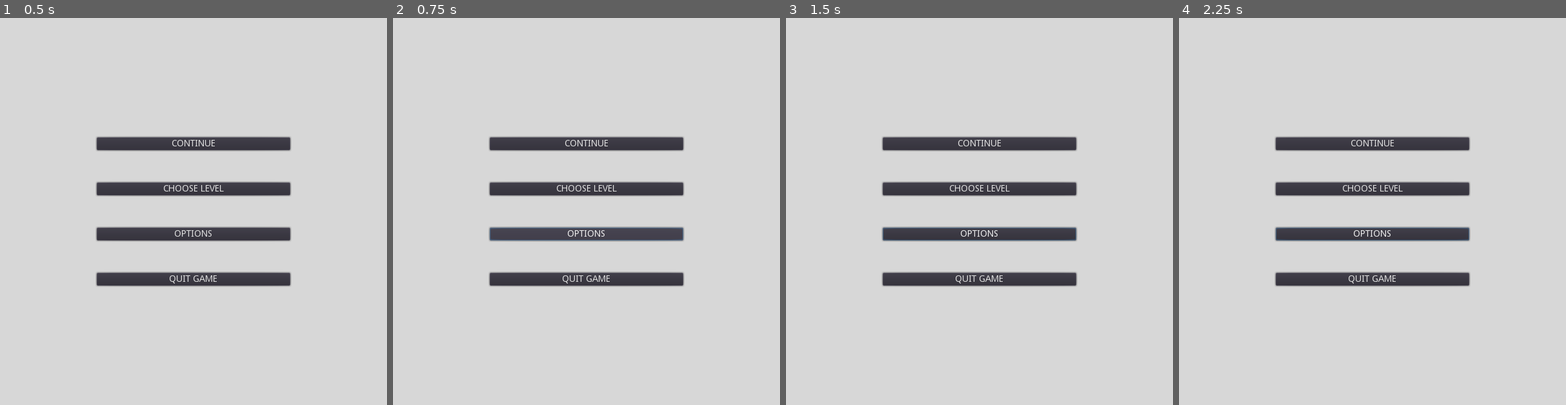
Above: before the commit, frames 1-4 (left to right).
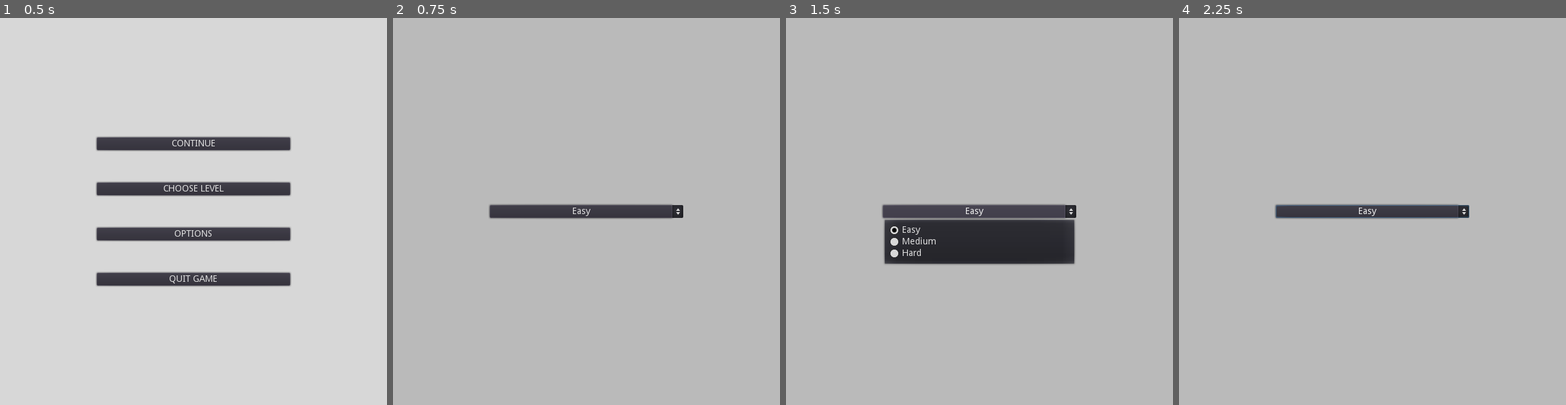
Above: after the commit, the same moments.

Repository: Inglo-Games/dollar-shuffle
Game: Godot game, scene res://scenes/main_menu.tscn
Same seed, same stepped clock (60 frames per second), same inputs: the game is played once before the commit and once after it. This scene is started directly instead of the project's main scene.
Inputs (mouse positions are in pixels of both pictures, inside the frame that each line leads up to):
- Up to frame 1 (0.5 s): no input
- Up to frame 2 (0.75 s): click "OPTIONS" at 0.5 s
- Up to frame 3 (1.5 s): click (979, 211) at 1.25 s, where only the run after the commit has a clickable "Easy"
- Up to frame 4 (2.25 s): click (1372, 211) at 2 s, where only the run after the commit has a clickable "Easy"

Frame 1 is identical in both runs. In frame 2, 99% of the frame differs, in the area x 0-100%, y 0-100%; in frame 3, 98%; in frame 4, 99%.

Commit message:
Adding options menu scene and scripts

Diff:
--- /dev/null
+++ b/scenes/opts_menu.tscn
@@ -0,0 +1,103 @@
+[gd_scene load_steps=2 format=2]
+
+[ext_resource path="res://scripts/opts_menu.gd" type="Script" id=1]
+
+[node name="base" type="Control" index="0"]
+
+anchor_left = 0.0
+anchor_top = 0.0
+anchor_right = 0.0
+anchor_bottom = 0.0
+rect_pivot_offset = Vector2( 0, 0 )
+rect_clip_content = false
+mouse_filter = 0
+mouse_default_cursor_shape = 0
+size_flags_horizontal = 1
+size_flags_vertical = 1
+script = ExtResource( 1 )
+_sections_unfolded = [ "Pause" ]
+
+[node name="background" type="ColorRect" parent="." index="0"]
+
+anchor_left = 0.0
+anchor_top = 0.0
+anchor_right = 0.0
+anchor_bottom = 0.0
+margin_right = 600.0
+margin_bottom = 600.0
+rect_pivot_offset = Vector2( 0, 0 )
+rect_clip_content = false
+mouse_filter = 0
+mouse_default_cursor_shape = 0
+size_flags_horizontal = 1
+size_flags_vertical = 1
+color = Color( 0.730469, 0.730469, 0.730469, 1 )
+_sections_unfolded = [ "Rect" ]
+
+[node name="back_btn" type="TextureButton" parent="." index="1"]
+
+anchor_left = 0.0
+anchor_top = 0.0
+anchor_right = 0.0
+anchor_bottom = 0.0
+margin_right = 40.0
+margin_bottom = 40.0
+rect_pivot_offset = Vector2( 0, 0 )
+rect_clip_content = false
+focus_mode = 2
+mouse_filter = 0
+mouse_default_cursor_shape = 0
+size_flags_horizontal = 1
+size_flags_vertical = 1
+toggle_mode = false
+enabled_focus_mode = 2
+shortcut = null
+group = null
+
+[node name="opts_menu_container" type="VBoxContainer" parent="." index="2"]
+
+anchor_left = 0.0
+anchor_top = 0.0
+anchor_right = 0.0
+anchor_bottom = 0.0
+margin_left = 150.0
+margin_top = 45.0
+margin_right = 450.0
+margin_bottom = 555.0
+rect_min_size = Vector2( 100, 250 )
+rect_pivot_offset = Vector2( 0, 0 )
+rect_clip_content = false
+mouse_filter = 1
+mouse_default_cursor_shape = 0
+size_flags_horizontal = 1
+size_flags_vertical = 1
+custom_constants/separation = 50
+alignment = 1
+_sections_unfolded = [ "Rect", "custom_constants" ]
+
+[node name="difficulty_selector" type="OptionButton" parent="opts_menu_container" index="0"]
+
+anchor_left = 0.0
+anchor_top = 0.0
+anchor_right = 0.0
+anchor_bottom = 0.0
+margin_top = 245.0
+margin_right = 300.0
+margin_bottom = 265.0
+rect_pivot_offset = Vector2( 0, 0 )
+rect_clip_content = false
+focus_mode = 2
+mouse_filter = 0
+mouse_default_cursor_shape = 0
+size_flags_horizontal = 1
+size_flags_vertical = 1
+toggle_mode = false
+action_mode = 0
+enabled_focus_mode = 2
+shortcut = null
+group = null
+text = "Difficulty"
+flat = false
+align = 1
+items = [  ]
+selected = -1
--- a/scripts/main_menu.gd
+++ b/scripts/main_menu.gd
@@ -25,8 +25,7 @@
 
 # Open the options menu
 func open_options():
-	# TODO: Implement options menu
-	pass
+	get_tree().change_scene("res://scenes/opts_menu.tscn")
 
 # Close the game
 func quit_game():
--- /dev/null
+++ b/scripts/opts_menu.gd
@@ -0,0 +1,25 @@
+extends Node
+
+# GUI objects
+onready var back_btn = get_node("back_btn")
+onready var opts_sel = get_node("opts_menu_container/difficulty_selector")
+
+# Menu text arrays
+var diff_array = ["Easy", "Medium", "Hard"]
+
+# Saved options
+var pers_opts = {}
+
+func _ready():
+	# Connect back button to close function
+	back_btn.connect("pressed", self, "close_menu", [])
+	# Setup difficulty dropdown
+	setup_diff_picker()
+
+func close_menu():
+	get_tree().change_scene("res://scenes/main_menu.tscn")
+
+func setup_diff_picker():
+	# Add each difficulty to the dropdown
+	for item in diff_array:
+		opts_sel.add_item(item)
